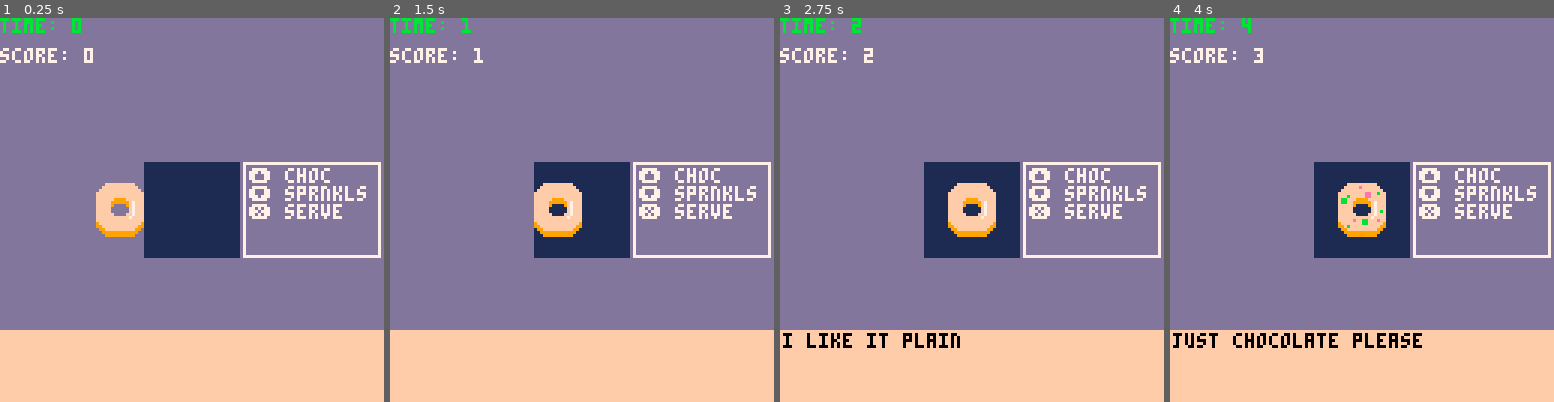
Above: before the commit, frames 1-4 (left to right).
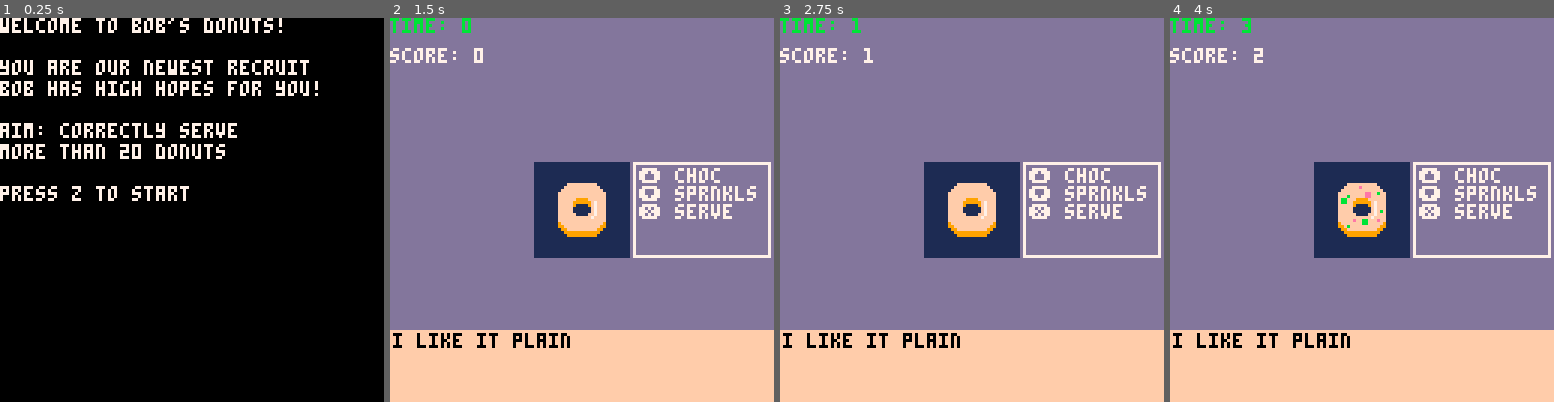
Above: after the commit, the same moments.

Repository: shen-sat/cook
Game: PICO-8 cartridge cook.p8
The game is run twice, just before and just after one commit, with the same random seed, the same clock (stepped at 60 frames per second) and the same inputs.
Inputs:
- Up to frame 1 (0.25 s): no input
- Up to frame 2 (1.5 s): tap X (X key) at 0.33, 1.07 s; tap O (Z key) at 0.7 s
- Up to frame 3 (2.75 s): tap O (Z key) at 1.7, 2.1, 2.5 s; tap X (X key) at 1.85 s; hold Up 2.15-2.42 s
- Up to frame 4 (4 s): tap O (Z key) at 2.9, 3.3, 3.7 s; tap X (X key) at 2.97 s; hold Down 3.63-3.97 s

The runs differ from the first frame. In frame 1, 100% of the frame differs, in the area x 0-100%, y 0-100%; in frame 2, 2.7%; in frame 3, less than 0.1%; in frame 4, 1.1%.

Commit message:
Add intro level and timer and score tweaks

Diff:
--- a/cook.p8
+++ b/cook.p8
@@ -3,7 +3,7 @@
 __lua__
 function _init()
   game = {}
-  run_level()
+  run_intro()
 end
 
 function _update()
@@ -12,6 +12,25 @@
 
 function _draw()
   game.draw()
+end
+
+function run_intro()
+ game.update = intro_update
+ game.draw = intro_draw
+end
+
+function intro_update()
+ if btnp(4) then run_level() end
+end
+
+function intro_draw()
+ cls()
+ print("welcome to bob's donuts!",0,0,7)
+ print("you are our newest recruit",0,14,7)
+ print("bob has high hopes for you!",0,21,7)
+ print("aim: correctly serve",0,35,7)
+ print("more than 20 donuts",0,42,7)
+ print("press z to start",0,56,7)
 end
 
 function run_level()
@@ -32,6 +51,7 @@
   }
 
   score = 0
+  timer = 0
 
   food = make_donut()
   food:assign_order()
@@ -41,17 +61,18 @@
 end
 
 function level_update()
-  food:update()
-  if time() > 30 then run_game_over() end
+ timer += 1/30
+ food:update()
+ if timer > 30 then run_game_over() end
 end
 
 function level_draw()
   cls()
   rectfill(0,0,127,127,13) --backgorund
-  if time() < 20 then
-   print('time: '..flr(time()),0,0,11)
+  if timer < 18 then
+   print('time: '..flr(timer),0,0,11)
   else
-   print('time: '..flr(time()),0,0,8)
+   print('time: '..flr(timer),0,0,8)
   end
   print('score: '..score,0,10,7)
   rectfill(48,48,48 + 32 -1,48 + 32 -1,1) --stage
@@ -157,7 +178,7 @@
 end
 
 function game_over_update()
- if btnp(5) then run_level() end
+ if btnp(4) then run_level() end
 end
 
 function game_over_draw()
@@ -165,7 +186,12 @@
  rectfill(0,0,127,127,0) --backgorund
  print('outta time!',0,0,7)
  print('your score is: '..score,0,7,7)
- print('hit x to try again',0,14,7)
+ if score >= 18 then
+  print('congrats! you beat a score of 18',0,14,7)
+ else
+  print('blud, you scored less than 18',0,14,7)
+ end
+ print('hit z to replay',0,21,7)
 end
 
 __gfx__
